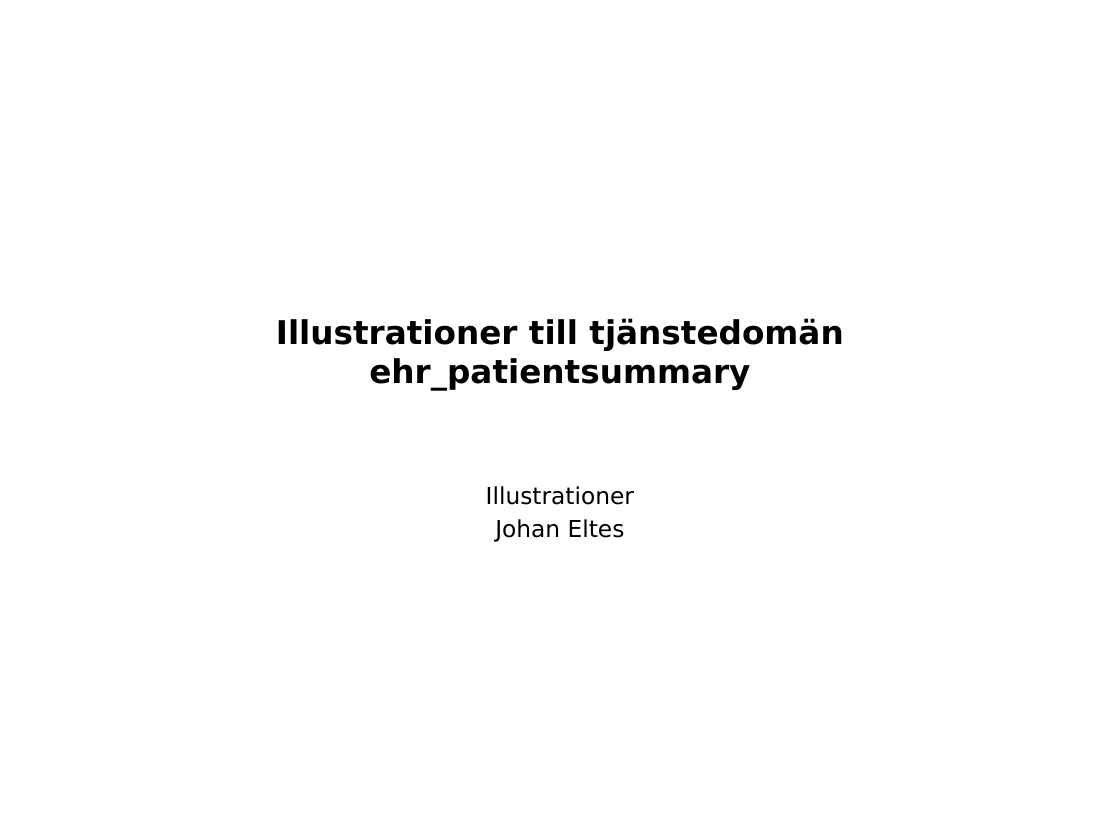
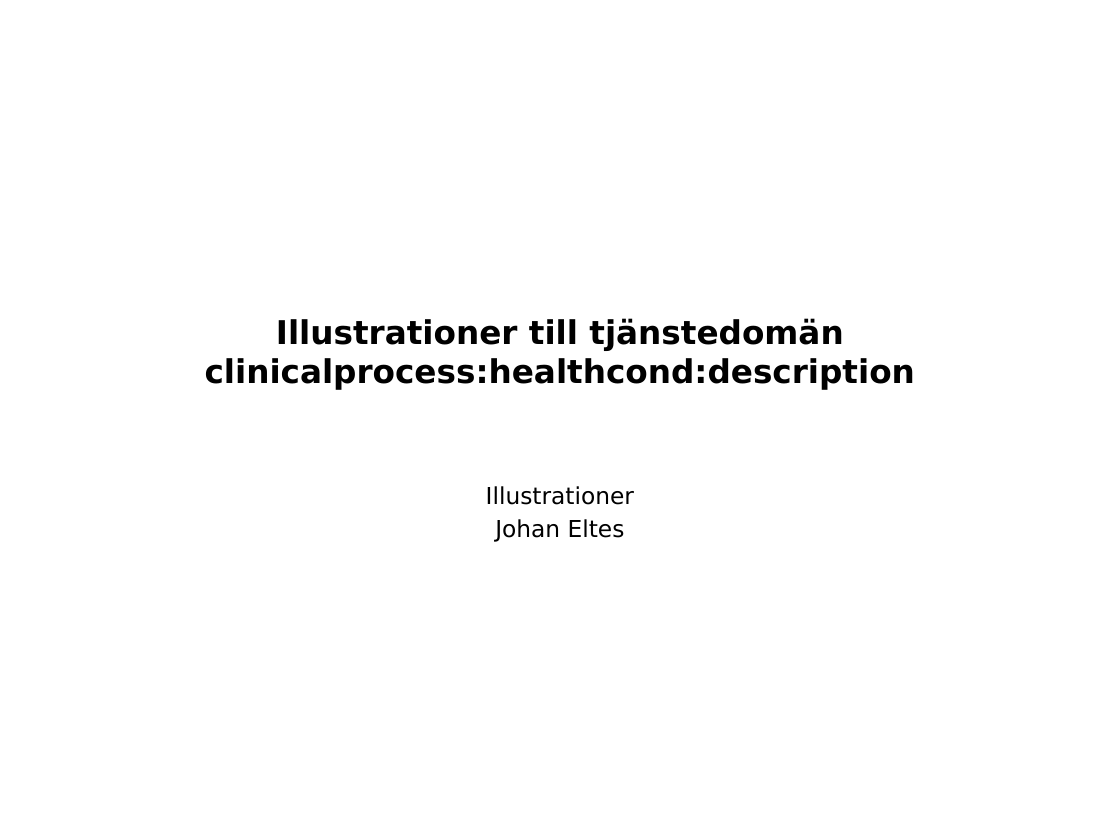
Before and after one commit to admstar/rivta, a slide deck: slide 1 of ServiceInteractions/riv/clinicalprocess/healthcond/description/trunk/docs/TD_clinicalprocess_healthcond_description.pptx. Drawn at 1120x840 pixels with LibreOffice and Linux fonts; fonts in the diff are those of the drawing. Boxes give left, top, right and bottom in pixels: in the first picture for what was removed or moved away, otherwise in the second. Text is boxed around its words. In the diff, an @@ line names an element or a change of style, - is before the commit and + after.

```diff
--- a/ServiceInteractions/riv/clinicalprocess/healthcond/description/trunk/docs/TD_clinicalprocess_healthcond_description.pptx
+++ b/ServiceInteractions/riv/clinicalprocess/healthcond/description/trunk/docs/TD_clinicalprocess_healthcond_description.pptx
@@ title at [205,318,915,390]: text changed @@
-Illustrationer till tjänstedomän
-ehr_patientsummary
+Illustrationer till tjänstedomän
+clinicalprocess:healthcond:description
```
Also in this commit, not shown: 2 other files.
